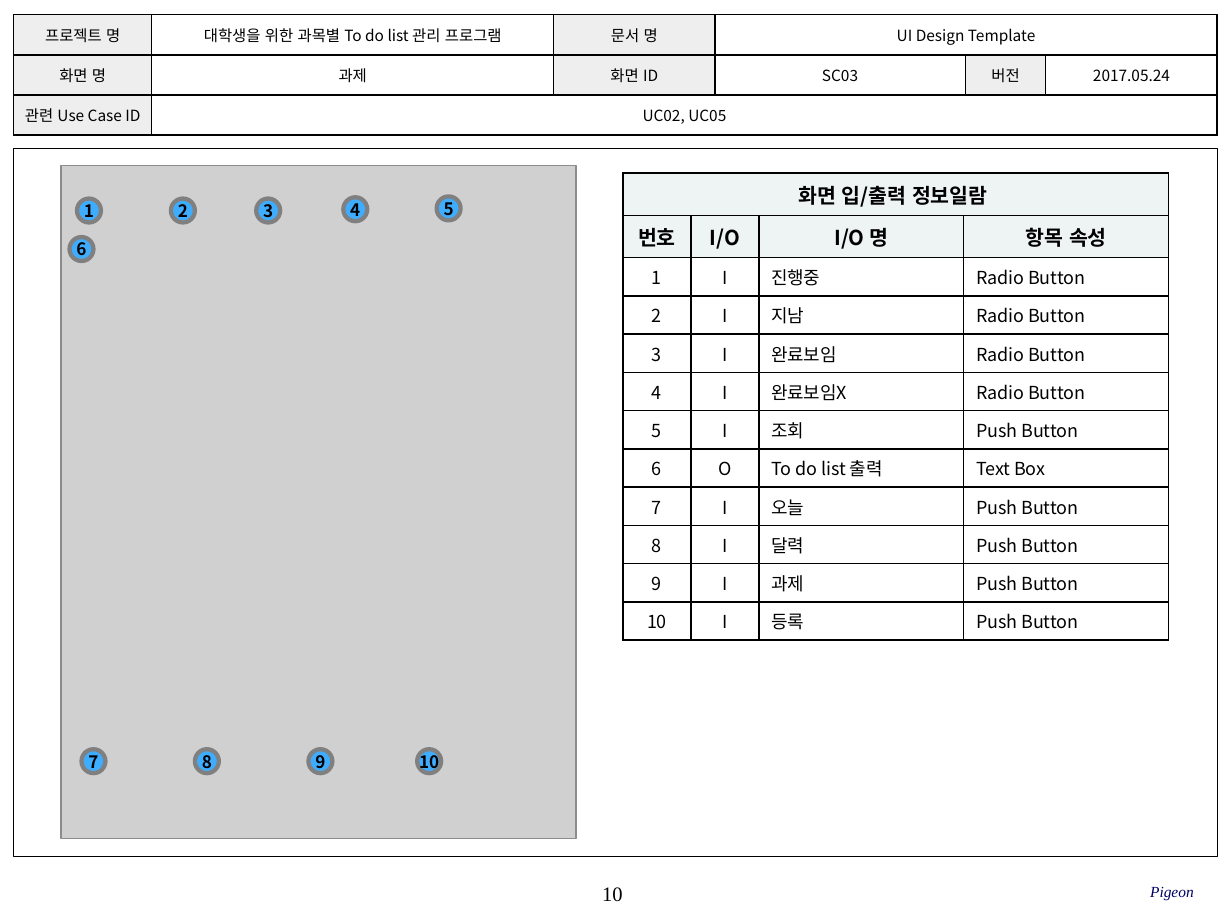
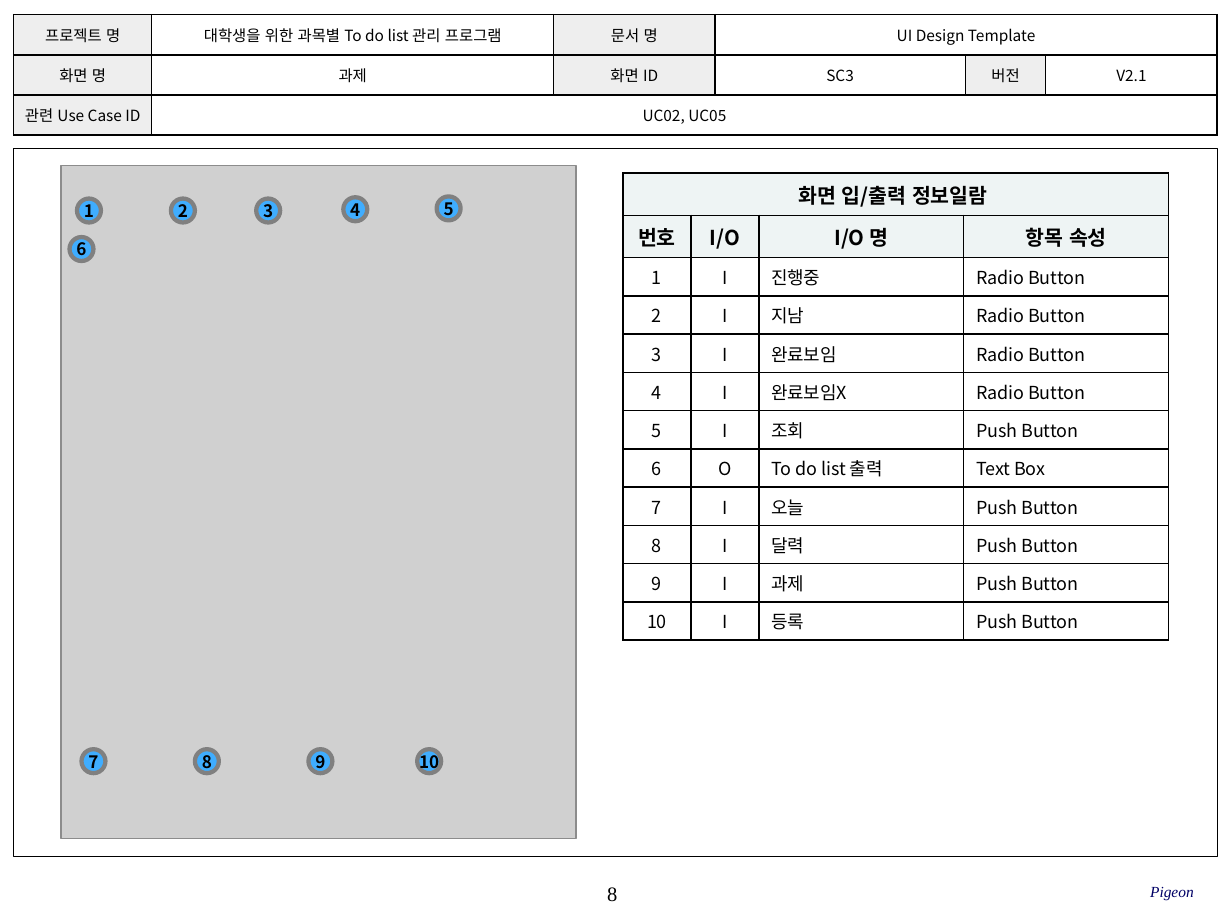
Before and after one commit to SE-admin/9, a slide deck: slide 8 of doc/3_ 설계서/UI Design Template_9_pigeon.pptx (slide 10 before the commit). Drawn at 1232x924 pixels with LibreOffice and Linux fonts; fonts in the diff are those of the drawing; grey boxes stand for pictures; background and template pictures are left out. Boxes give left, top, right and bottom in pixels: in the first picture for what was removed or moved away, otherwise in the second. Text is boxed around its words. In the diff, an @@ line names an element or a change of style, - is before the commit and + after.

```diff
--- a/doc/3_ 설계서/UI Design Template_9_pigeon.pptx
+++ b/doc/3_ 설계서/UI Design Template_9_pigeon.pptx
@@ table at [14, 15, 1216, 136] @@
-row 2, column 4: SC03
+row 2, column 4: SC3
-row 2, column 6: 2017.05.24
+row 2, column 6: V2.1
@@ page number at [607, 887, 617, 902]: text changed @@
-10
+8
```
Also in this commit, not shown: 10 other slides changed, 8 other files.
